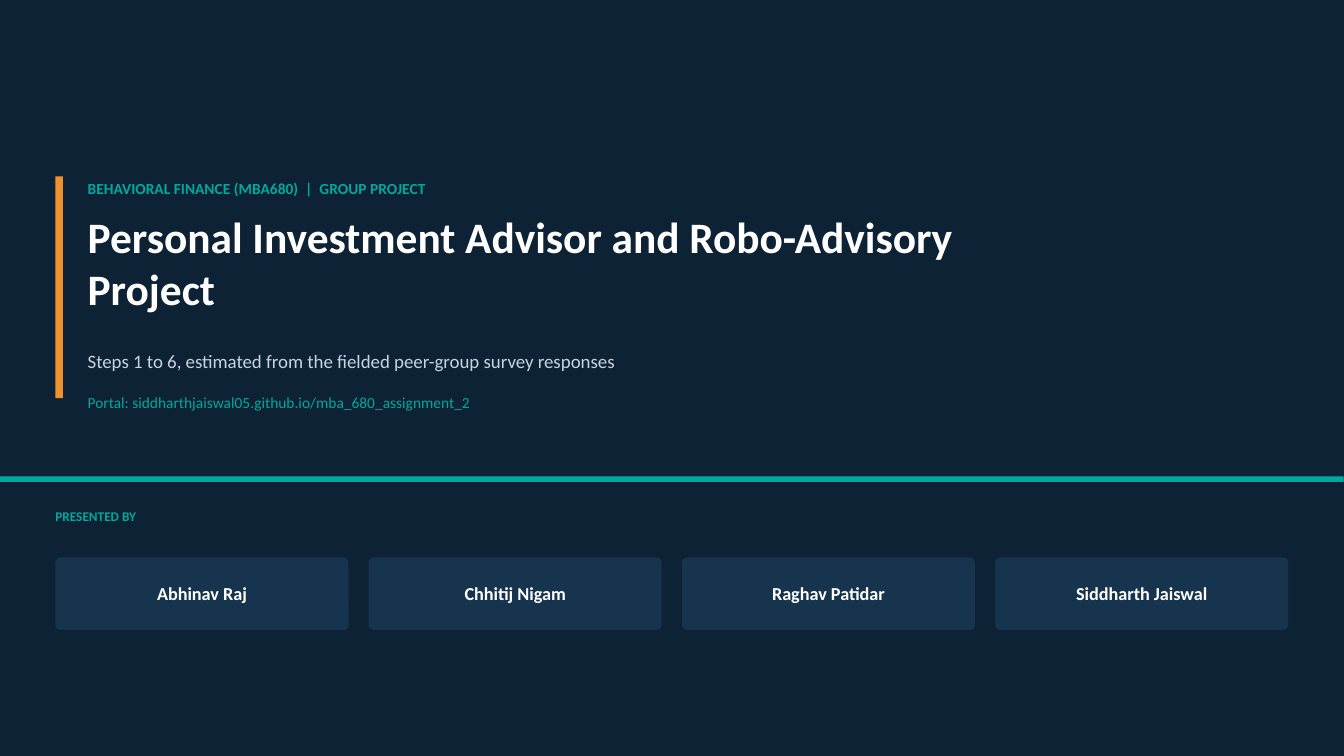
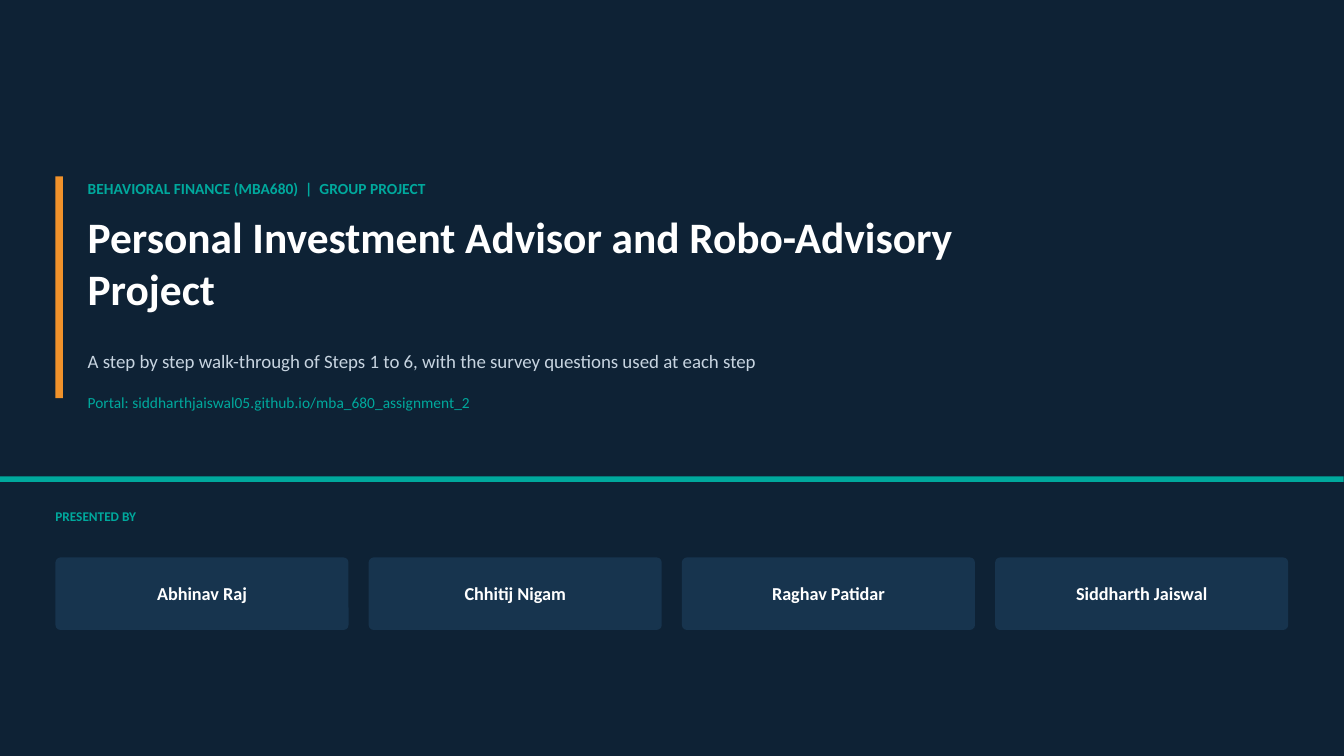
Before and after one commit to siddharthjaiswal05/mba_680_assignment_2, a slide deck: slide 1 of deck/MBA680_Presentation.pptx. Drawn at 1344x756 pixels with LibreOffice and Linux fonts; fonts in the diff are those of the drawing. Boxes give left, top, right and bottom in pixels: in the first picture for what was removed or moved away, otherwise in the second. Text is boxed around its words. In the diff, an @@ line names an element or a change of style, - is before the commit and + after.

Commit message:
Restructure the deck as a step by step walk-through
Each of Steps 1 to 6 now gets its own slide showing four things together:
what the step required, the survey questions exactly as the form asked them,
how the answers were turned into a number, and what came out. A roadmap slide
opens the sequence and a completion slide closes it.

Both renderers gain one generic block-column layout, so a slide is now a list
of blocks with explicit heights and the pptx and pdf agree by construction.
Three engine figure titles and two annotations were reworded to describe what
the instrument measures rather than what it leaves out.

```diff
--- a/deck/MBA680_Presentation.pptx
+++ b/deck/MBA680_Presentation.pptx
@@ text at (88,355,755,371): text changed @@
-Steps 1 to 6, estimated from the fielded peer-group survey responses
+A step by step walk-through of Steps 1 to 6, with the survey questions used at each step
```
Also in this commit, not shown: 4 other slides changed, 9 slides added, 7 slides removed, 10 other files.
